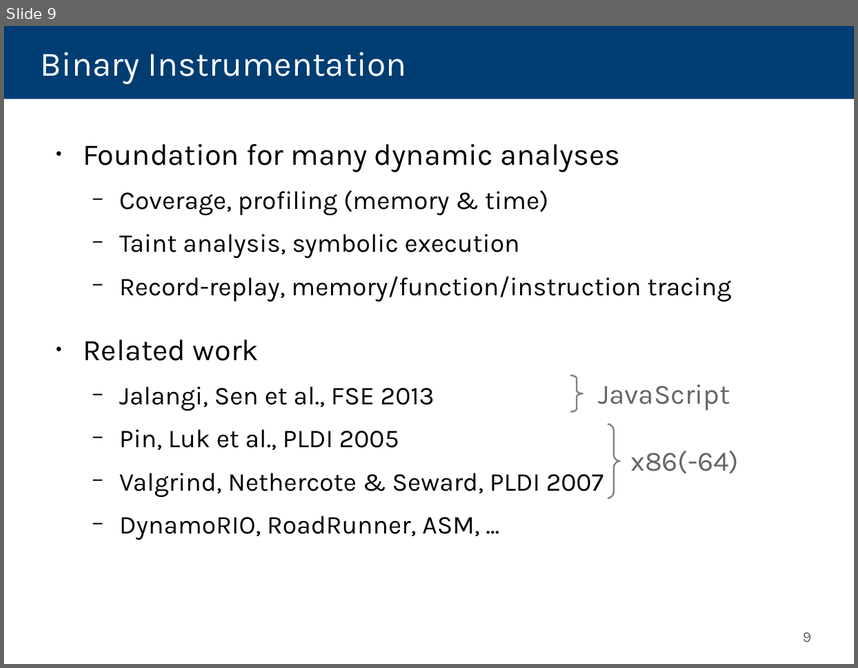
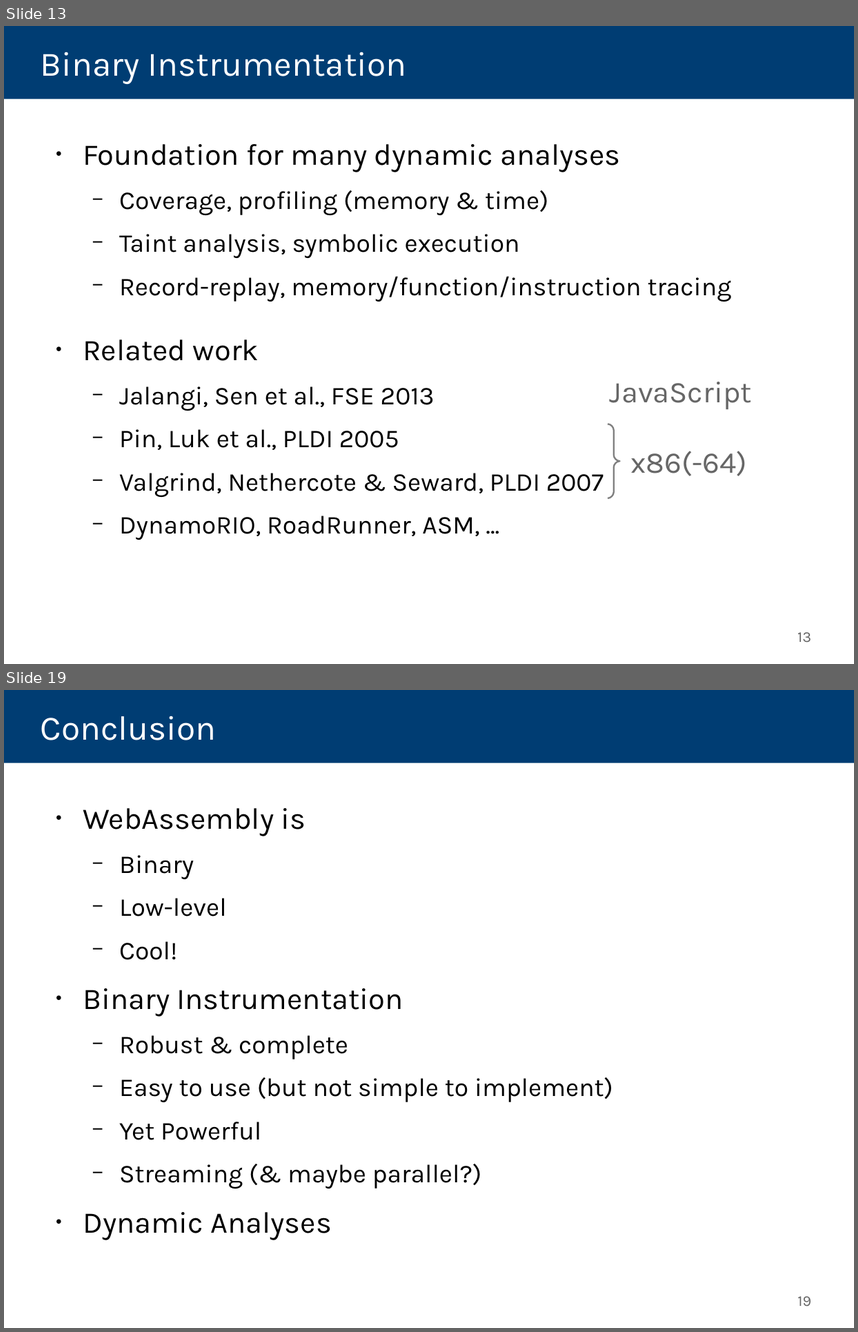
Before and after one commit to danleh/wasabi, a slide deck: 2018-04-11 Presentation/own-work.odp. Shown one above the other, each under a label of ours: slide 9 before the commit, slides 13 and 19 after it; the slides between them are not shown. The pictures are 858x668 and 858x1332 pixels, drawn with LibreOffice and Linux fonts; fonts in the diff are those of the drawing. Boxes give left, top, right and bottom in pixels: in the first picture for what was removed or moved away, otherwise in the second. Text is boxed around its words. In the diff, an @@ line names an element or a change of style, - is before the commit and + after.

```diff
--- a/2018-04-11 Presentation/own-work.odp
+++ b/2018-04-11 Presentation/own-work.odp
@@ slide 19 added at [4,690,854,1328], background #FFFFFF @@
@@ title added at [4,690,854,762], fill #003D73, 32 pt, text #FFFFFF @@
+Conclusion
@@ text added at [83,808,613,1240], 24 pt, text #000000 @@
+● WebAssembly is
+  − Binary
+  − Low-level
+  − Cool!
+● Binary Instrumentation
+  − Robust & complete
+  − Easy to use (but not simple to implement)
+  − Yet Powerful
+  − Streaming (& maybe parallel?)
+● Dynamic Analyses
@@ page number added at [797,1296,811,1305], 14 pt, text #666666 @@
+19
@@ what was slide 9 is now slide 13 @@
@@ slide 13 changed as well @@
@@ freeform shape removed at [571,375,584,412] @@
@@ text "JavaScript" at [610,381,752,409]: size 26 to 28 pt @@
@@ text "JavaScript": place and size @@
-text "JavaScript" at [598,384,731,410]
+text "JavaScript" at [610,381,752,409]
@@ text "x86(-64)" at [631,450,747,476]: size 26 to 28 pt @@
@@ page number at [797,632,811,641]: text changed @@
-9
+13
```
Also in this commit, not shown: 3 other slides changed, 13 other slides added, 4 slides removed, 2 other files.
